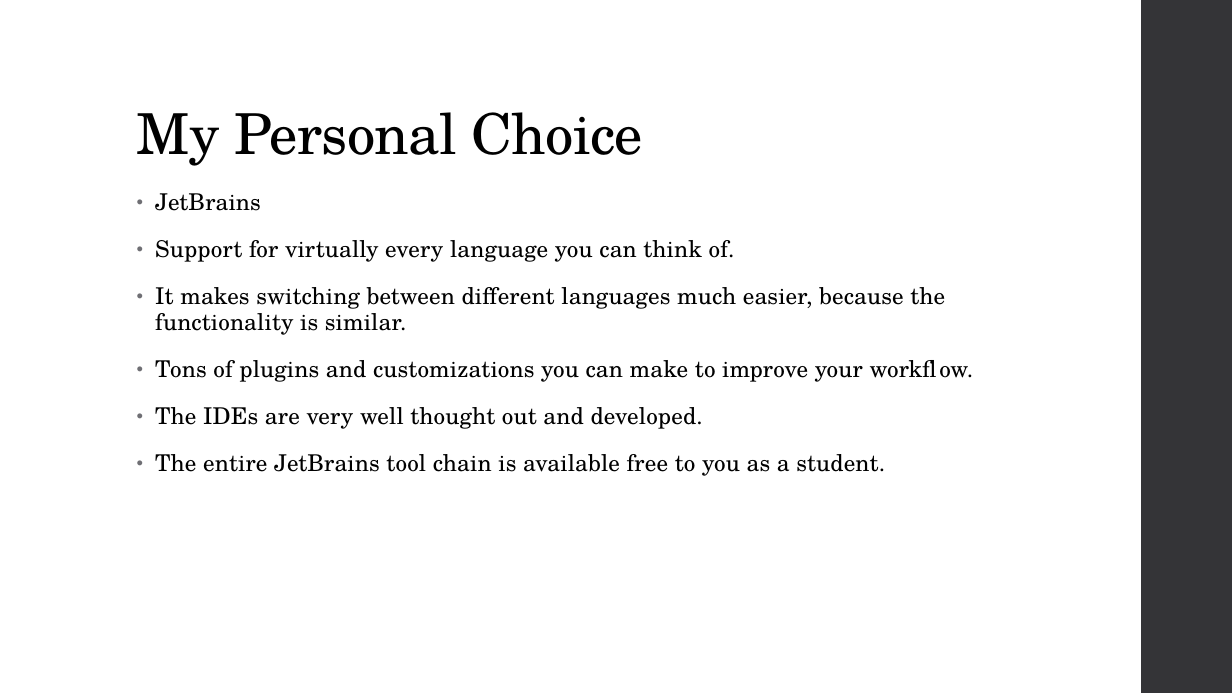
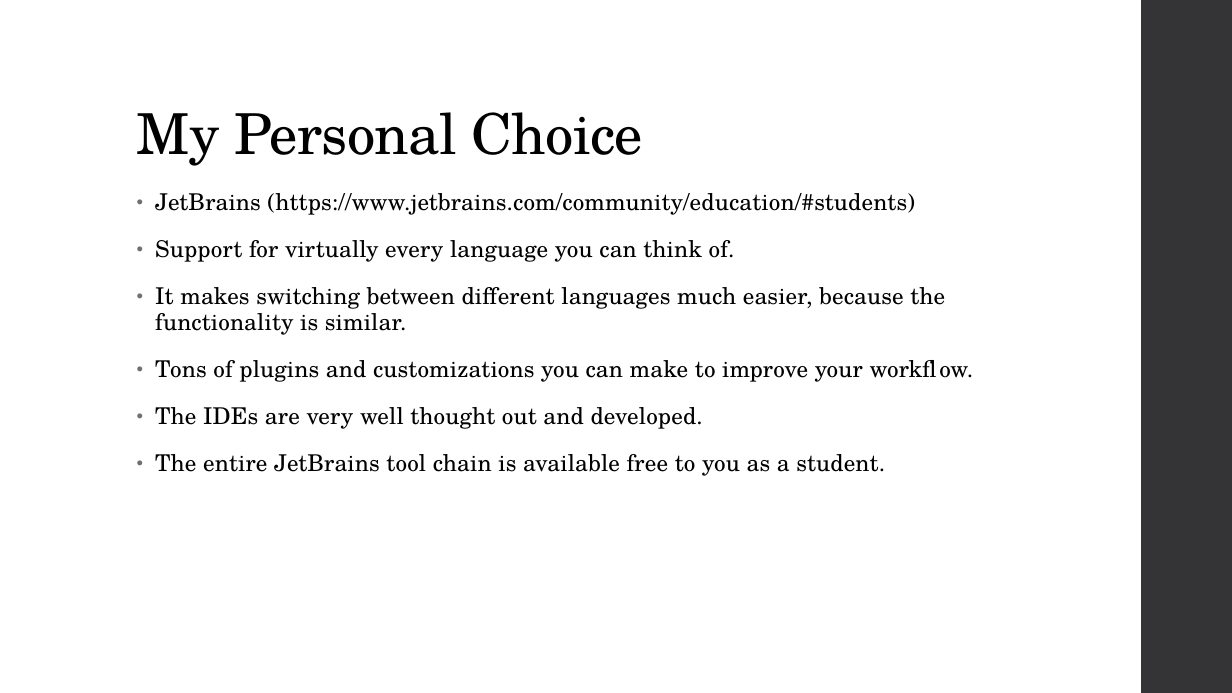
Before and after one commit to SoorajModi/Calculator, a slide deck: slide 4 of GCC - Build Tools.pptx. Drawn at 1232x693 pixels with LibreOffice and Linux fonts; fonts in the diff are those of the drawing. Boxes give left, top, right and bottom in pixels: in the first picture for what was removed or moved away, otherwise in the second. Text is boxed around its words. In the diff, an @@ line names an element or a change of style, - is before the commit and + after.

```diff
--- a/GCC - Build Tools.pptx
+++ b/GCC - Build Tools.pptx
@@ text at [155, 193, 915, 215]: text changed @@
-• JetBrains
+• JetBrains (https://www.jetbrains.com/community/education/#students)
```
Also in this commit, not shown: 1 slide added.
